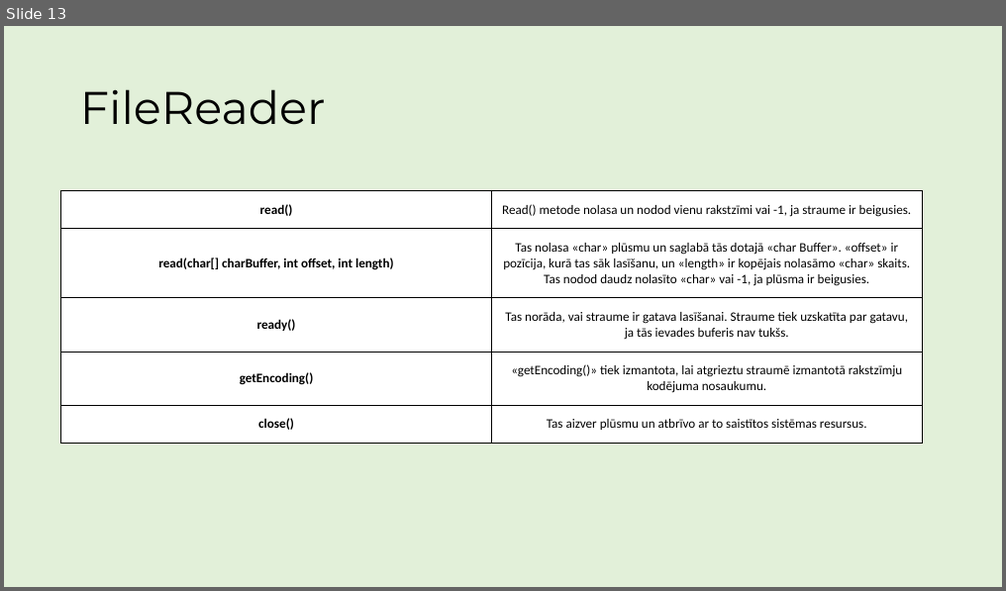
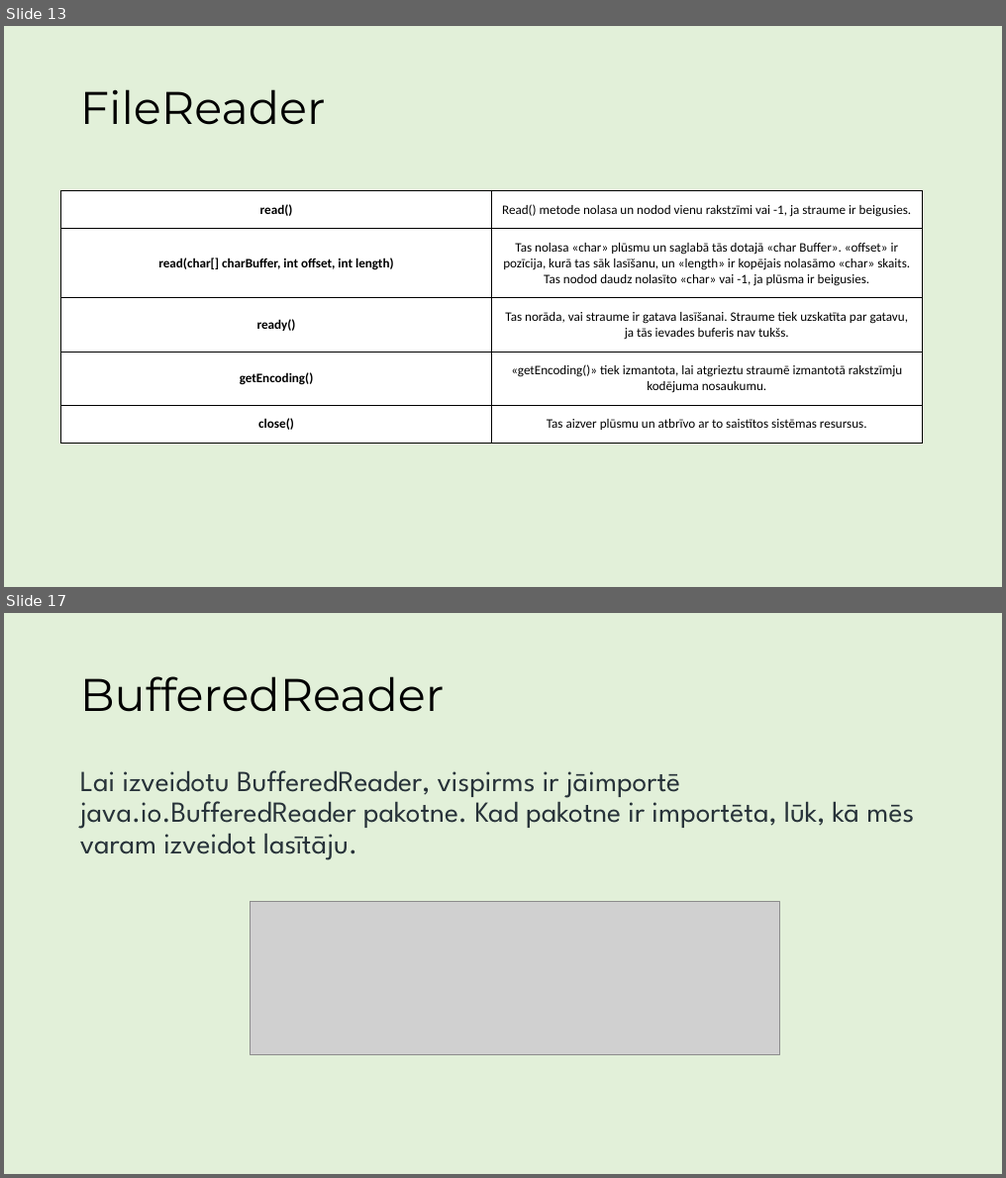
Before and after one commit to ricciss/TekstaDatnes, a slide deck: MacibuMaterials.pptx. Shown one above the other, each under a label of ours: slide 13 before the commit, slides 13 and 17 after it; the slides between them are not shown. The pictures are 1006x591 and 1006x1178 pixels, drawn with LibreOffice and Linux fonts; fonts in the diff are those of the drawing; grey boxes stand for pictures. Boxes give left, top, right and bottom in pixels: in the first picture for what was removed or moved away, otherwise in the second. Text is boxed around its words. In the diff, an @@ line names an element or a change of style, - is before the commit and + after.

Commit message:
Pievienota informācija par bufferedReader

```diff
--- a/MacibuMaterials.pptx
+++ b/MacibuMaterials.pptx
@@ slide 17 added at (4,613,1002,1174), background #E2F0D9 @@
@@ title added at (80,676,445,712), 44 pt, text #000000 @@
+BufferedReader
@@ text added at (80,770,914,861), 28 pt, text #273239 @@
+Lai izveidotu BufferedReader, vispirms ir jāimportē java.io.BufferedReader pakotne. Kad pakotne ir importēta, lūk, kā mēs varam izveidot lasītāju.
@@ picture added at (250,902,779,1056) @@
```
Also in this commit, not shown: 1 slide changed, 6 other slides added, 1 slide removed.
